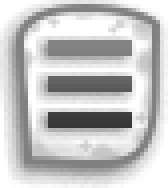
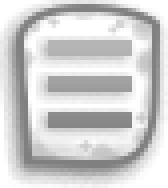
Before/after of a (168, 188) layered artwork. What changed in the layer stack:
"Rectangle 1 copy 2": opacity 100% → 60% over <box>48,40,132,128</box>
